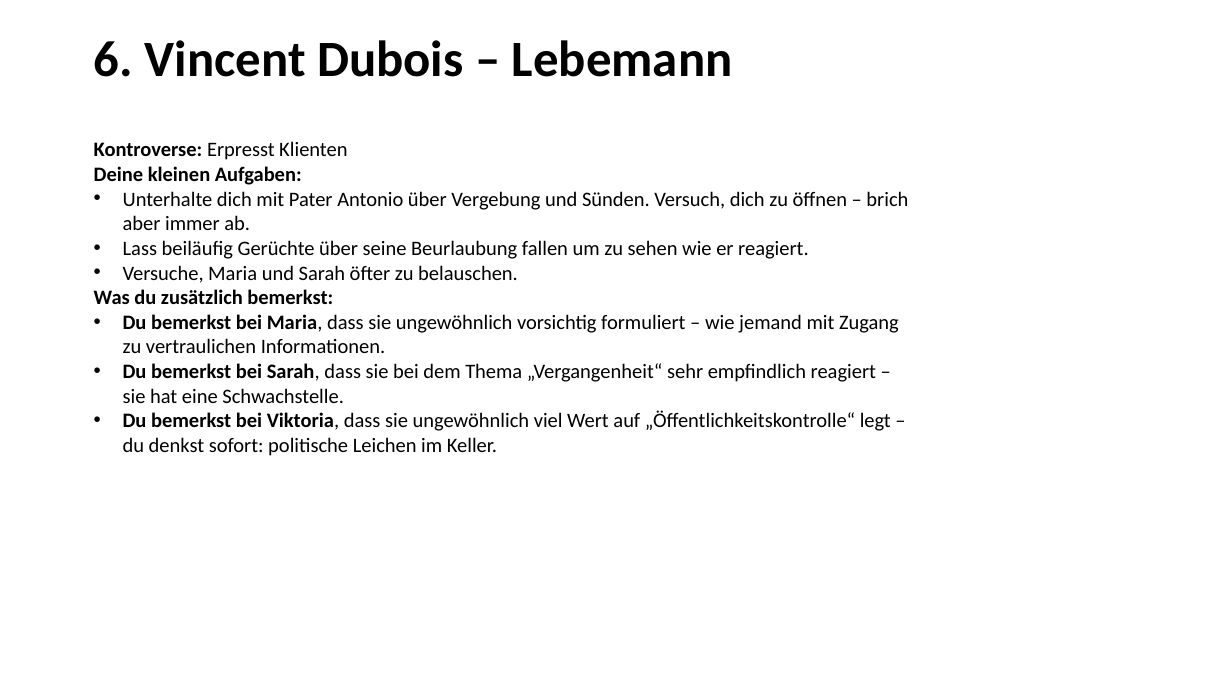
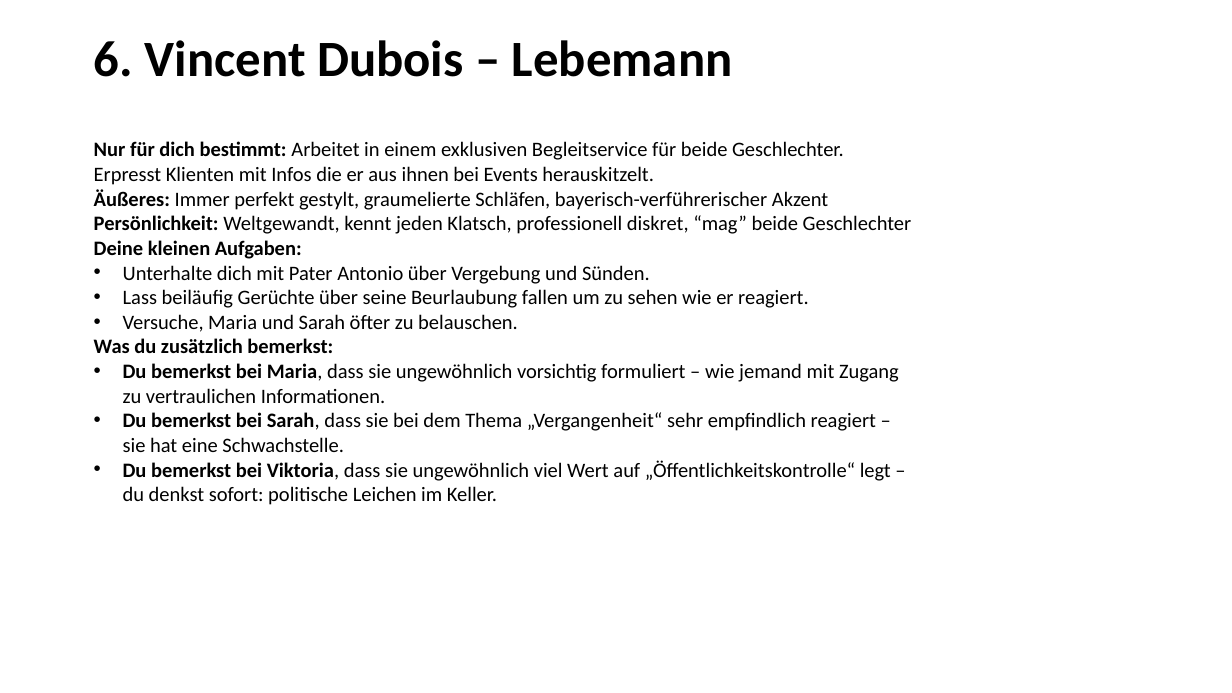
Before and after one commit to LkySlevin/krimidinner_app, a slide deck: slide 7 of Misc/Krimidinner.pptx (slide 10 before the commit). Drawn at 1232x693 pixels with LibreOffice and Linux fonts; fonts in the diff are those of the drawing. Boxes give left, top, right and bottom in pixels: in the first picture for what was removed or moved away, otherwise in the second. Text is boxed around its words. In the diff, an @@ line names an element or a change of style, - is before the commit and + after.

```diff
--- a/Misc/Krimidinner.pptx
+++ b/Misc/Krimidinner.pptx
@@ text at (x1=94, y1=141, x2=912, y2=284): text changed @@
-Kontroverse: Erpresst Klienten
-Deine kleinen Aufgaben:
-• Unterhalte dich mit Pater Antonio über Vergebung und Sünden. Versuch, dich zu öffnen – brich aber immer ab.
+Nur für dich bestimmt: Arbeitet in einem exklusiven Begleitservice für beide Geschlechter. Erpresst Klienten mit Infos die er aus ihnen bei Events herauskitzelt.
+Äußeres: Immer perfekt gestylt, graumelierte Schläfen, bayerisch-verführerischer Akzent
+Persönlichkeit: Weltgewandt, kennt jeden Klatsch, professionell diskret, “mag” beide Geschlechter
+Deine kleinen Aufgaben:
+• Unterhalte dich mit Pater Antonio über Vergebung und Sünden.
```
Also in this commit, not shown: 9 other slides changed, 3 slides removed, 12 other files.
